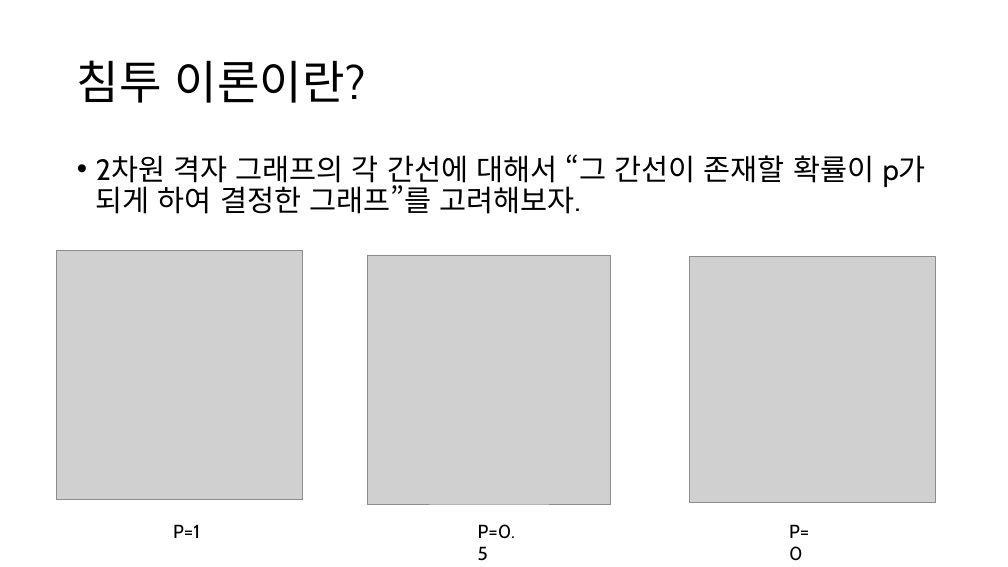
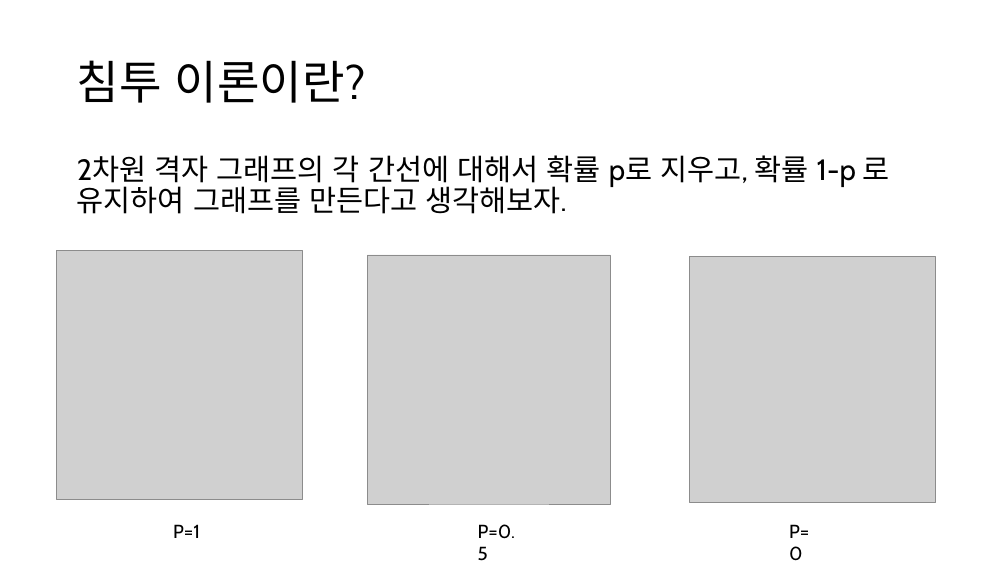
Before and after one commit to singrum/percolation-model, a slide deck: slide 5 of percolation.pptx. Drawn at 1008x567 pixels with LibreOffice and Linux fonts; fonts in the diff are those of the drawing; grey boxes stand for pictures. Boxes give left, top, right and bottom in pixels: in the first picture for what was removed or moved away, otherwise in the second. Text is boxed around its words. In the diff, an @@ line names an element or a change of style, - is before the commit and + after.

```diff
--- a/percolation.pptx
+++ b/percolation.pptx
@@ text at [77, 155, 890, 214]: text changed @@
-• 2차원 격자 그래프의 각 간선에 대해서 “그 간선이 존재할 확률이 p가 되게 하여 결정한 그래프”를 고려해보자.
+2차원 격자 그래프의 각 간선에 대해서 확률 p로 지우고, 확률 1-p 로 유지하여 그래프를 만든다고 생각해보자.
```
Also in this commit, not shown: 4 other slides changed, 7 slides added, 2 slides removed, 1 other file.
